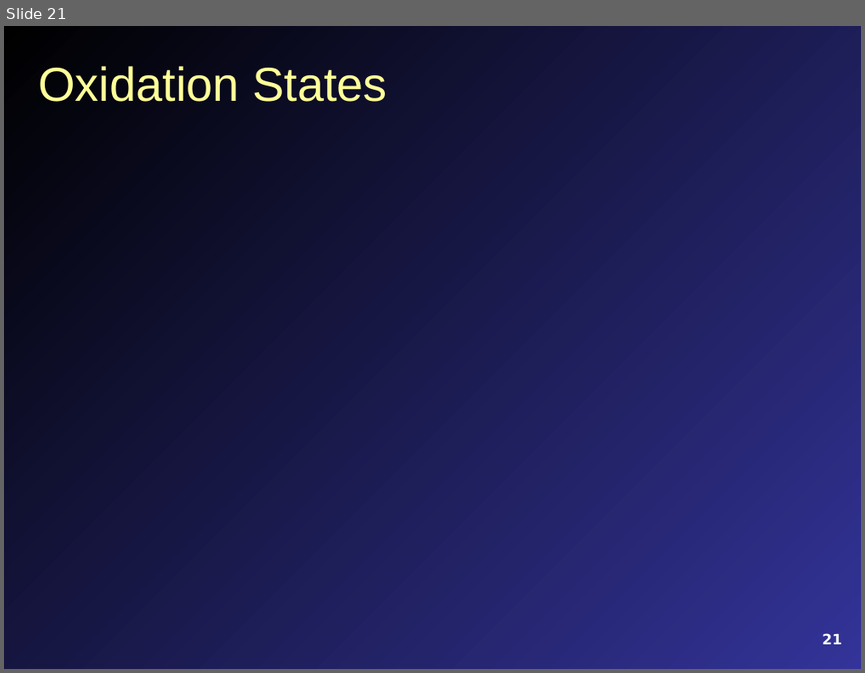
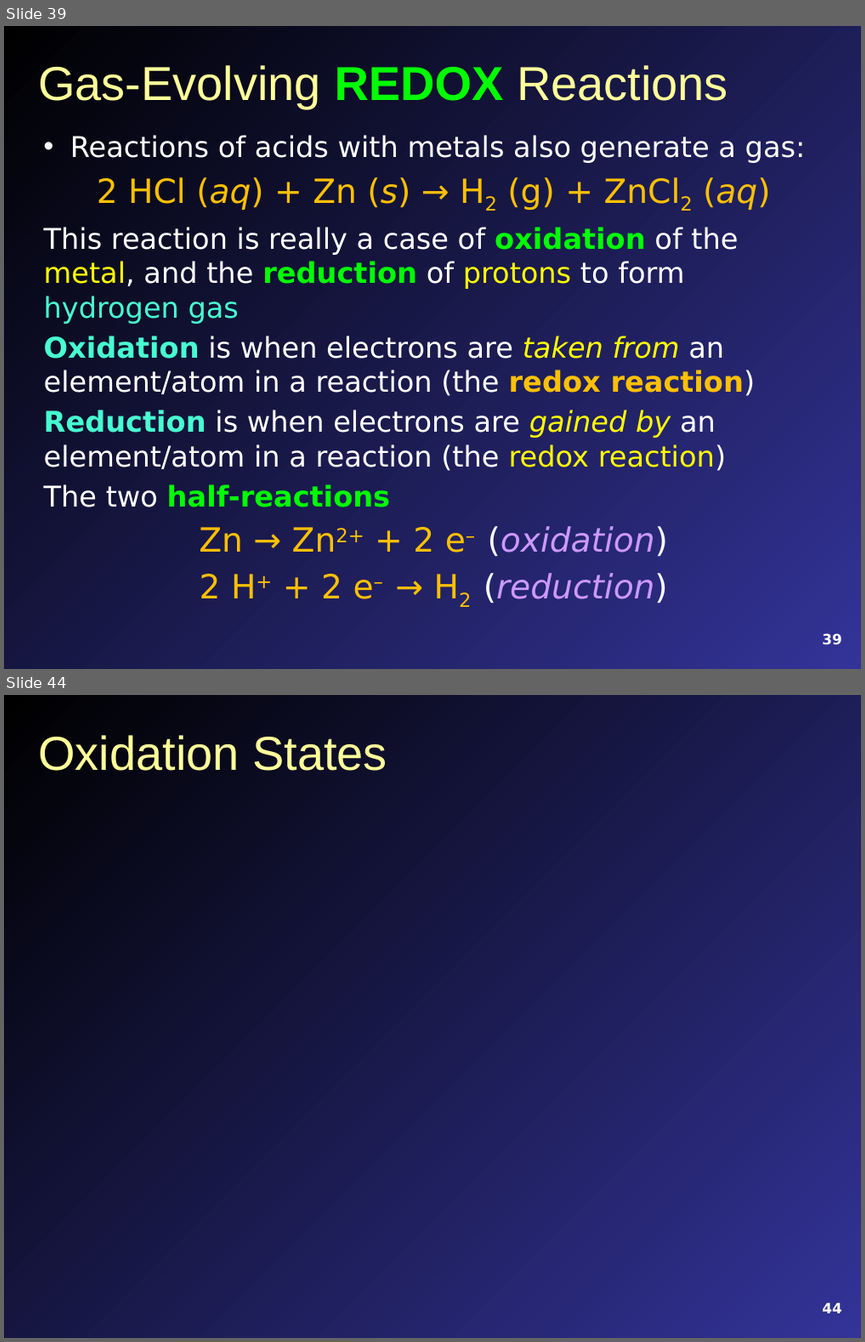
Before and after one commit to mavigozler/mavigozler.github.io, a slide deck: Teaching/Chemistry/Lecture Slides/FCC Chem 3A Chap 10 Content.pptx. Shown one above the other, each under a label of ours: slide 21 before the commit, slides 39 and 44 after it; the slides between them are not shown. The pictures are 865x673 and 865x1342 pixels, drawn with LibreOffice and Linux fonts; fonts in the diff are those of the drawing. Boxes give left, top, right and bottom in pixels: in the first picture for what was removed or moved away, otherwise in the second. Text is boxed around its words. In the diff, an @@ line names an element or a change of style, - is before the commit and + after.

```diff
--- a/Teaching/Chemistry/Lecture Slides/FCC Chem 3A Chap 10 Content.pptx
+++ b/Teaching/Chemistry/Lecture Slides/FCC Chem 3A Chap 10 Content.pptx
@@ slide 39 added at [4,26,861,669], background gradient #000000 to #333399 @@
@@ title added at [38,65,728,108], 40 pt, text #FFFF99 @@
+Gas-Evolving REDOX Reactions
@@ text added at [44,135,806,602], 24 pt, text #FFFFFF @@
+• Reactions of acids with metals also generate a gas:
+2 HCl (aq) + Zn (s) → H2 (g) + ZnCl2 (aq)
+This reaction is really a case of oxidation of the metal, and the reduction of protons to form hydrogen gas
+Oxidation is when electrons are taken from an element/atom in a reaction (the redox reaction)
+Reduction is when electrons are gained by an element/atom in a reaction (the redox reaction)
+The two half-reactions
+Zn → Zn2+ + 2 e– (oxidation)
+2 H+ + 2 e– → H2 (reduction)
@@ page number added at [822,633,841,644], 12 pt, text #FFFFFF, bold @@
+39
@@ what was slide 21 is now slide 44 @@
@@ page number at [822,1302,841,1313]: text changed @@
-21
+44
```
Also in this commit, not shown: 6 slides changed, 25 other slides added, 3 slides removed, 4 other files.
